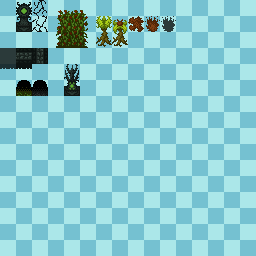
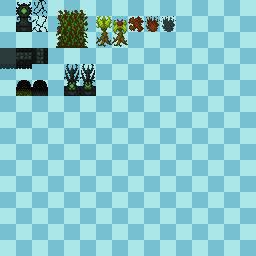
Layer changes from the first w=256, h=256 image to the second:
painted on "Calque 2" over box(80, 64, 96, 96)
